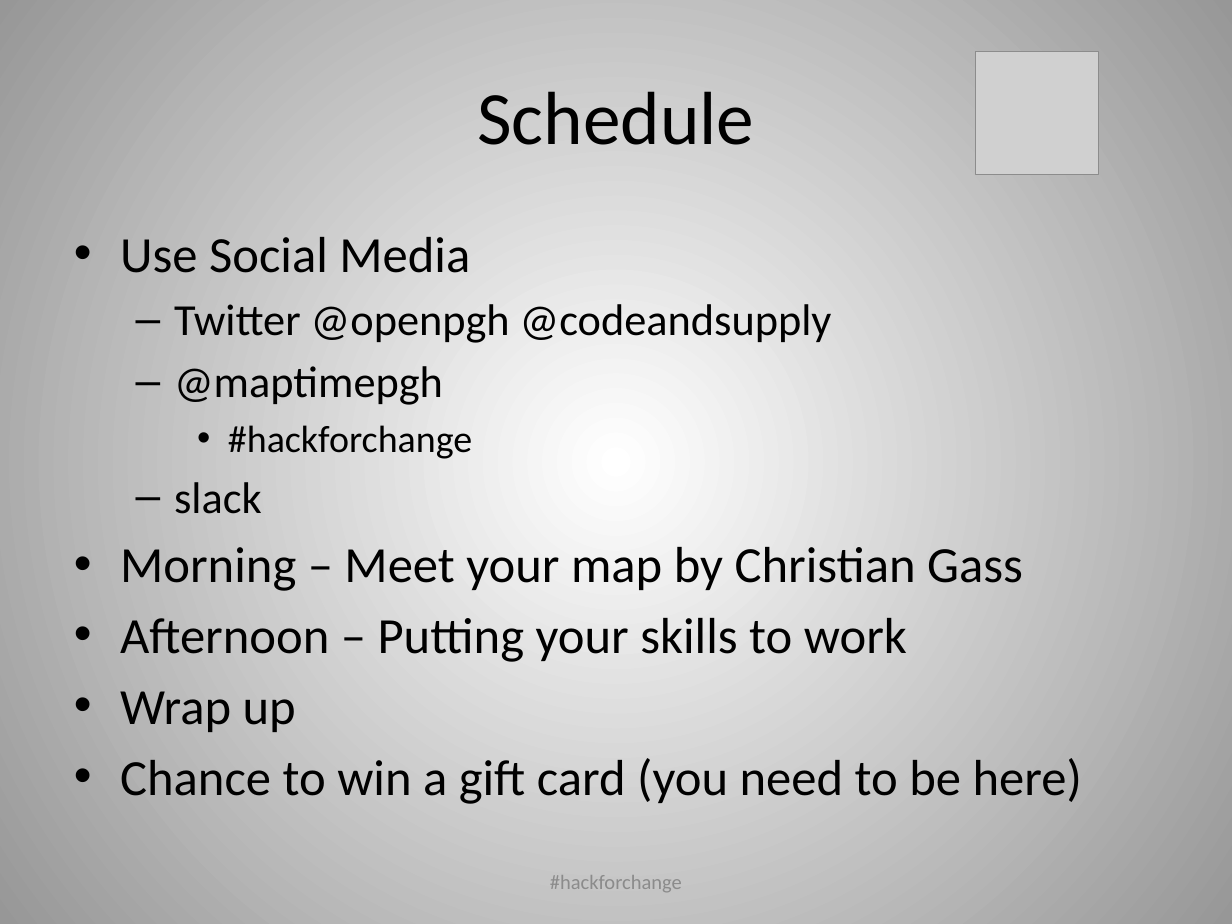
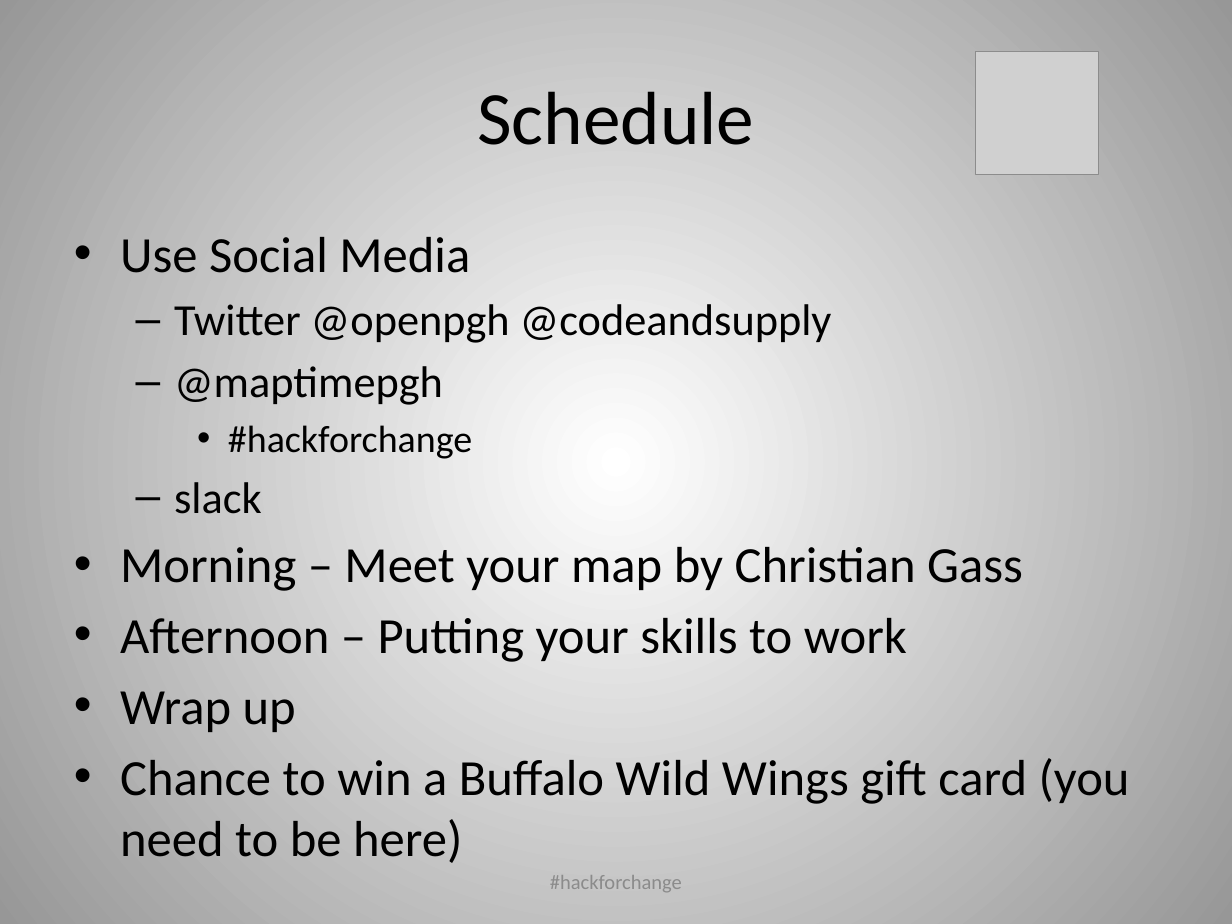
Before and after one commit to CodeForPittsburgh/NationalDayofCivicHacking, a slide deck: slide 8 of Presentation/NDOCH Pittsburgh Style.pptx. Drawn at 1232x924 pixels with LibreOffice and Linux fonts; fonts in the diff are those of the drawing; grey boxes stand for pictures. Boxes give left, top, right and bottom in pixels: in the first picture for what was removed or moved away, otherwise in the second. Text is boxed around its words. In the diff, an @@ line names an element or a change of style, - is before the commit and + after.

```diff
--- a/Presentation/NDOCH Pittsburgh Style.pptx
+++ b/Presentation/NDOCH Pittsburgh Style.pptx
@@ text at (120,758,1130,863): text changed @@
-• Chance to win a gift card (you need to be here)
+• Chance to win a Buffalo Wild Wings gift card (you need to be here)
```
Also in this commit, not shown: 1 slide removed, 1 other file.
